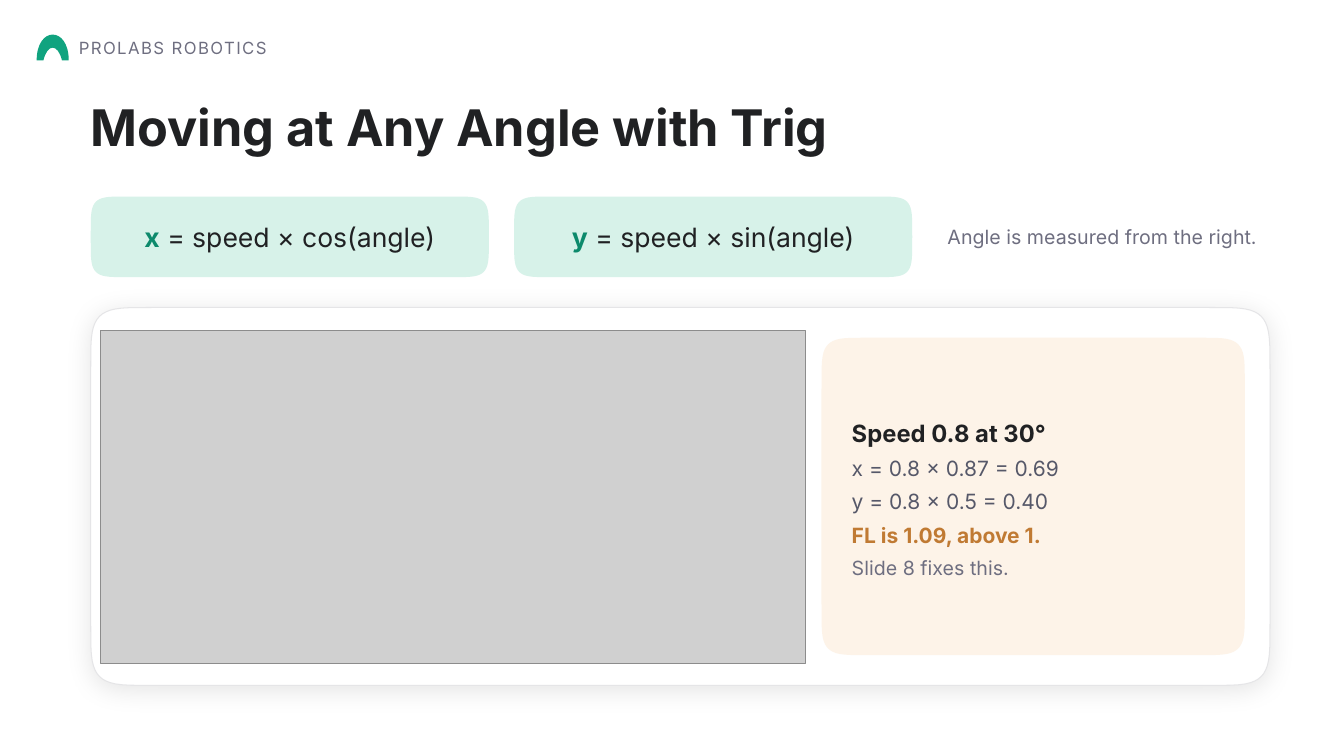
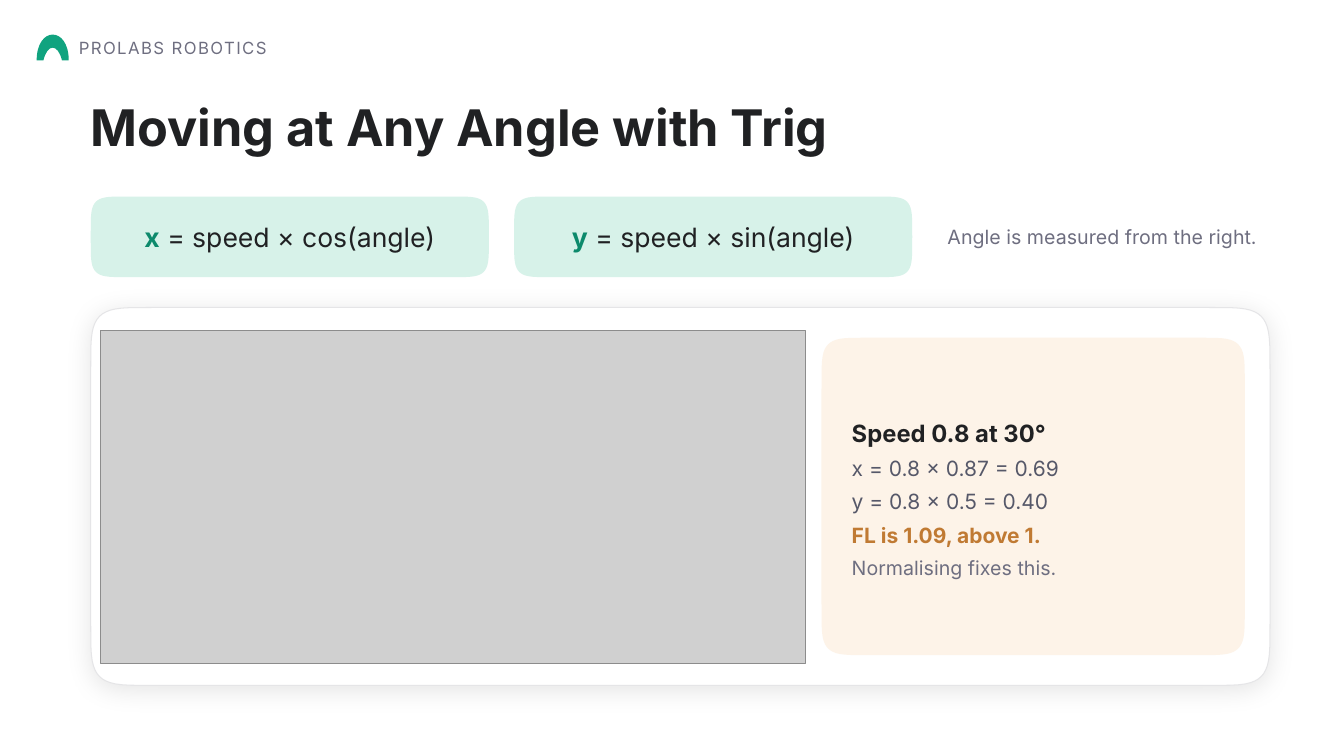
Before and after one commit to Aarav-111/FTC-Bangalore-Resources, a slide deck: slide 7 of FTC Chassis options/Mecanum Wheels Presentation.pptx (slide 6 before the commit). Drawn at 1344x756 pixels with LibreOffice and Linux fonts; fonts in the diff are those of the drawing; grey boxes stand for pictures; background and template pictures are left out. Boxes give left, top, right and bottom in pixels: in the first picture for what was removed or moved away, otherwise in the second. Text is boxed around its words. In the diff, an @@ line names an element or a change of style, - is before the commit and + after.

```diff
--- a/FTC Chassis options/Mecanum Wheels Presentation.pptx
+++ b/FTC Chassis options/Mecanum Wheels Presentation.pptx
@@ text at (x1=852, y1=560, x2=1057, y2=579): text changed @@
-Slide 8 fixes this.
+Normalising fixes this.
```
Also in this commit, not shown: 1 other slide changed, 6 slides added, 3 other files.
